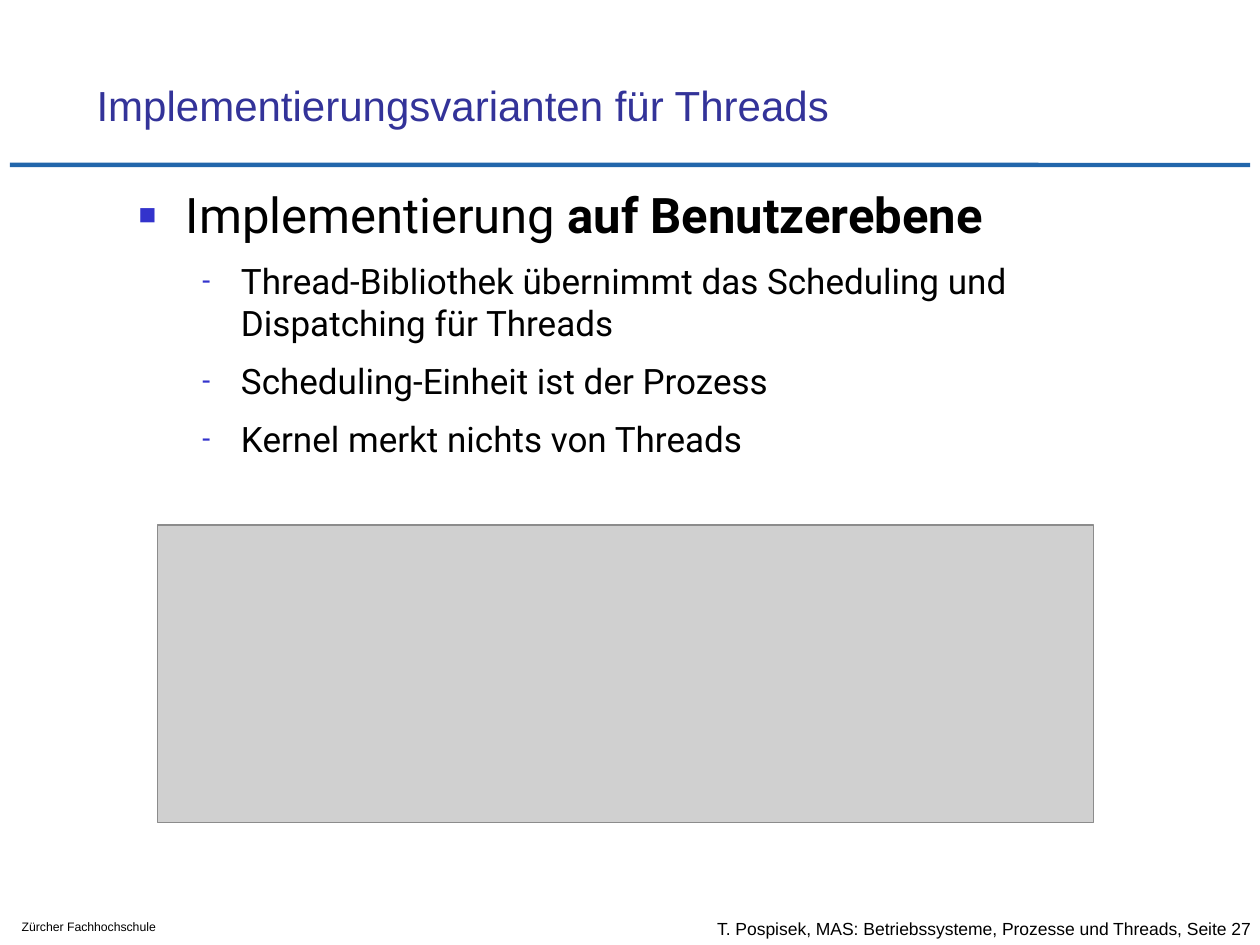
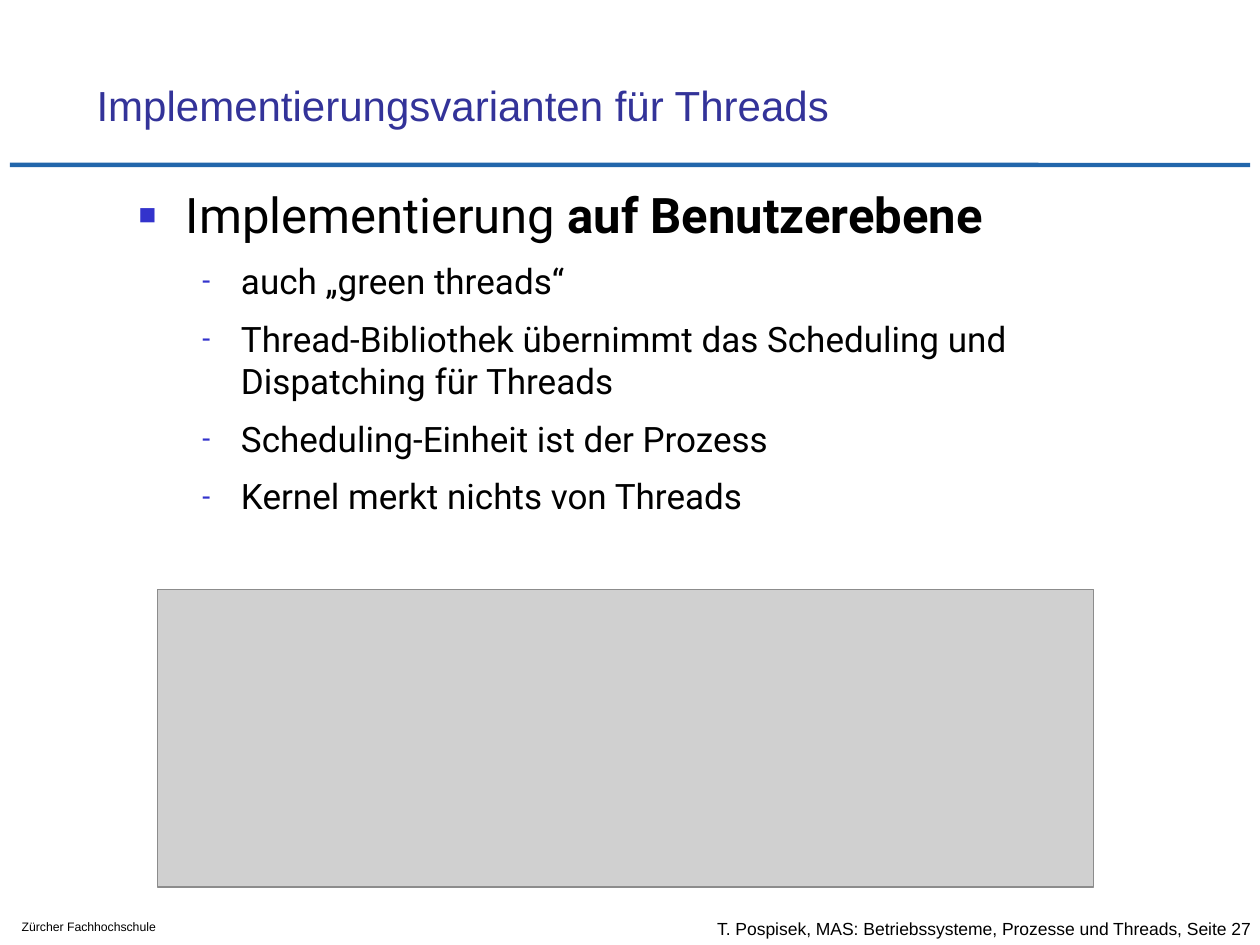
Before and after one commit to tpo/betriebssysteme, a slide deck: slide 27 of 05-2_Prozesse_und_Threads.odp. Drawn at 1260x945 pixels with LibreOffice and Linux fonts; fonts in the diff are those of the drawing; grey boxes stand for pictures; background and template pictures are left out. Boxes give left, top, right and bottom in pixels: in the first picture for what was removed or moved away, otherwise in the second. Text is boxed around its words. In the diff, an @@ line names an element or a change of style, - is before the commit and + after.

```diff
--- a/05-2_Prozesse_und_Threads.odp
+++ b/05-2_Prozesse_und_Threads.odp
@@ text at box(241, 267, 564, 302): paragraph added @@
+  – auch „green threads“
@@ picture: place and size @@
-picture at box(158, 525, 1094, 823)
+picture at box(158, 590, 1094, 887)
```
Also in this commit, not shown: 4 other slides changed, 2 other files.
